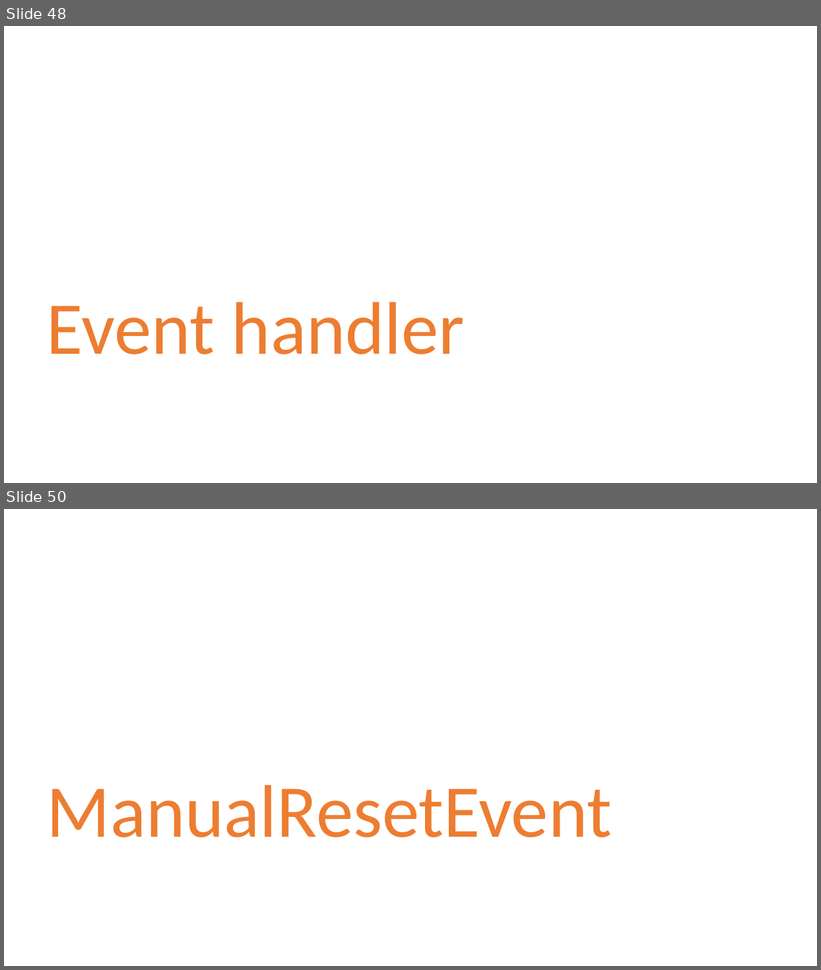
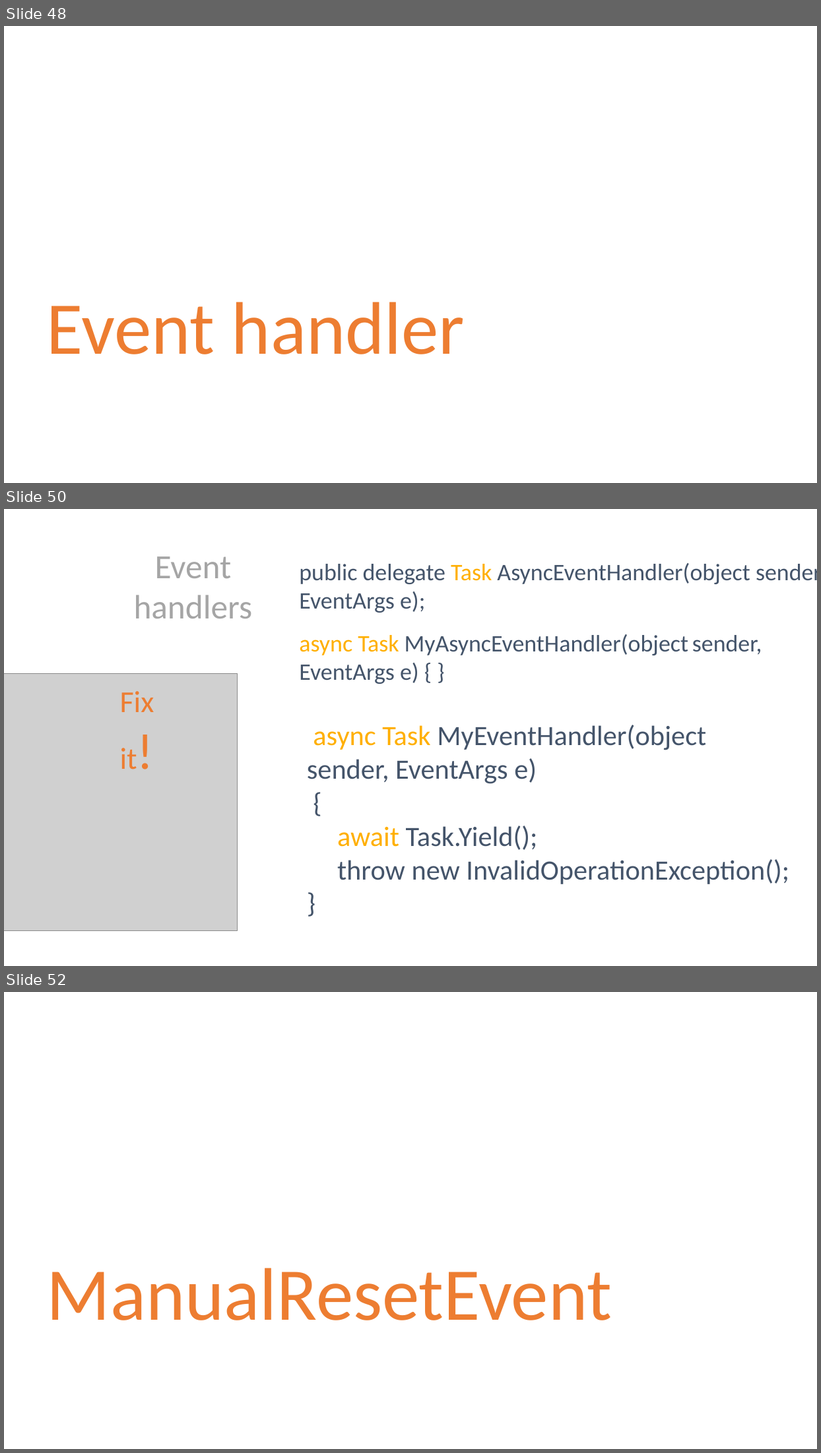
Before and after one commit to danielmarbach/RearchitectTowardsAsyncAwait, a slide deck: presentation.pptx. Shown one above the other, each under a label of ours: slides 48 and 50 before the commit, slides 48, 50 and 52 after it; the slides between them are not shown. The pictures are 821x970 and 821x1453 pixels, drawn with LibreOffice and Linux fonts; fonts in the diff are those of the drawing; grey boxes stand for pictures. Boxes give left, top, right and bottom in pixels: in the first picture for what was removed or moved away, otherwise in the second. Text is boxed around its words. In the diff, an @@ line names an element or a change of style, - is before the commit and + after.

```diff
--- a/presentation.pptx
+++ b/presentation.pptx
@@ slide 50 added at bbox=[4, 509, 817, 966], background #FFFFFF @@
@@ text added at bbox=[134, 557, 253, 619], 40 pt, text #A5A5A5 @@
+Event handlers
@@ text added at bbox=[299, 563, 817, 613], 28 pt, text #44546A @@
+public delegate Task AsyncEventHandler(object sender, EventArgs e);
@@ text added at bbox=[299, 634, 762, 684], 28 pt, text #44546A @@
+async Task MyAsyncEventHandler(object sender, EventArgs e) { }
@@ picture added at bbox=[4, 674, 238, 931] @@
@@ text added at bbox=[120, 691, 154, 770], 36 pt, text #ED7D31 @@
+Fix it!
@@ text added at bbox=[307, 725, 789, 885], 33 pt, text #44546A @@
+async Task MyEventHandler(object sender, EventArgs e)
+{
+await Task.Yield();
+throw new InvalidOperationException();
+}
@@ what was slide 50 is now slide 52 @@
```
Also in this commit, not shown: 1 slide changed, 6 other slides added, 1 other file.
